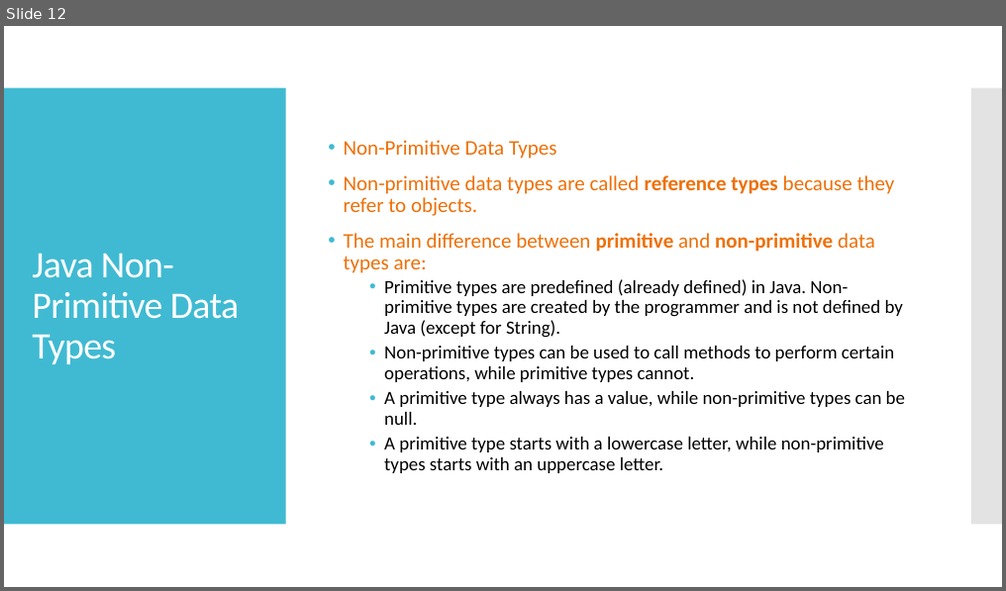
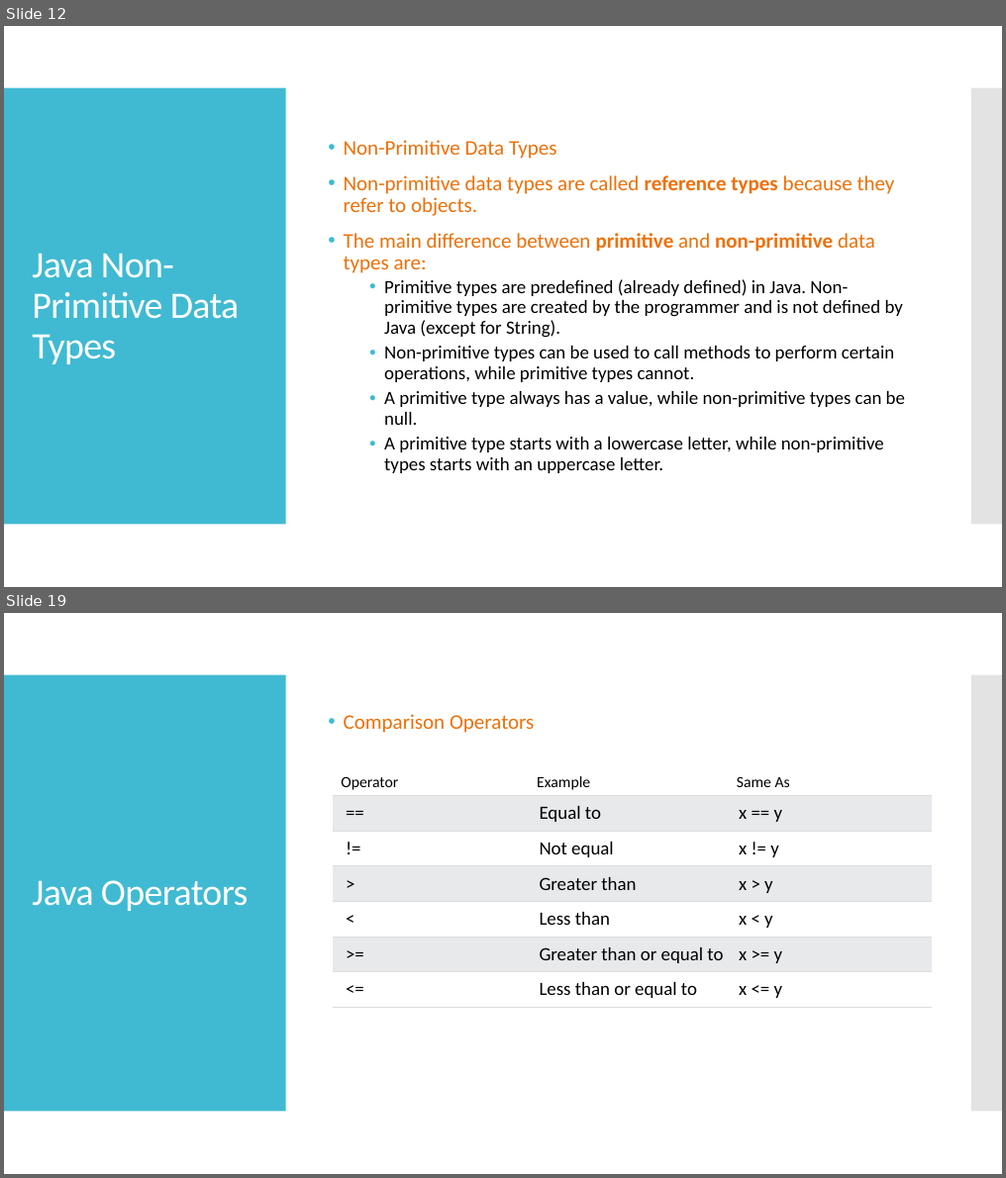
Before and after one commit to huutriGh/mnl_java, a slide deck: Java_day_2.pptx. Shown one above the other, each under a label of ours: slide 12 before the commit, slides 12 and 19 after it; the slides between them are not shown. The pictures are 1006x591 and 1006x1178 pixels, drawn with LibreOffice and Linux fonts; fonts in the diff are those of the drawing. Boxes give left, top, right and bottom in pixels: in the first picture for what was removed or moved away, otherwise in the second. Text is boxed around its words. In the diff, an @@ line names an element or a change of style, - is before the commit and + after.

Commit message:
update java_day2

```diff
--- a/Java_day_2.pptx
+++ b/Java_day_2.pptx
@@ slide 19 added at (4,613,1002,1174), background #FFFFFF; not listed: 2 template elements that a slide beside it also shows @@
@@ text added at (344,714,534,733), 20 pt, text #EE7008 @@
+• Comparison Operators
@@ table added at (334,768,933,1004), 7 rows, 3 columns @@
+Operator | Example | Same As
+== | Equal to | x == y
+!= | Not equal | x != y
+> | Greater than | x > y
+< | Less than | x < y
+>= | Greater than or equal to | x >= y
+<= | Less than or equal to | x <= y
@@ title added at (32,880,248,911), 36 pt, text #FFFFFF @@
+Java Operators
```
Also in this commit, not shown: 7 other slides added.
